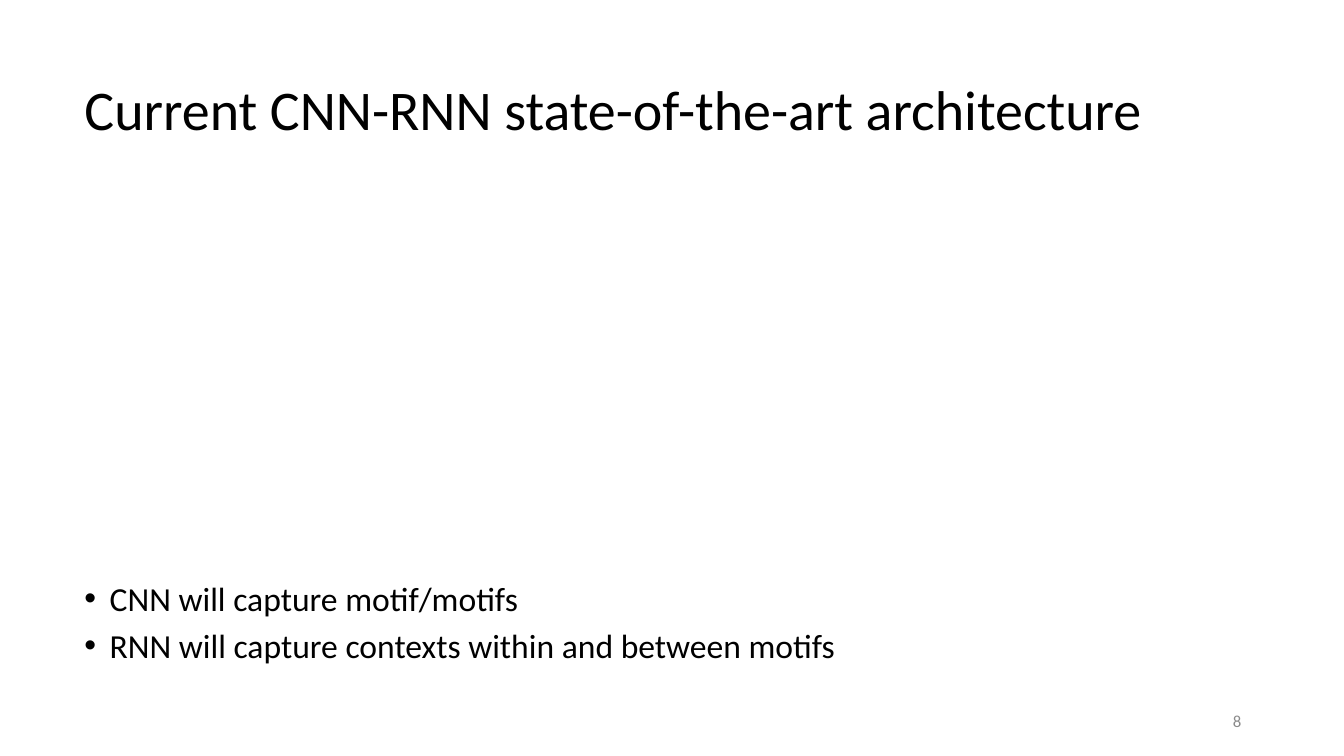
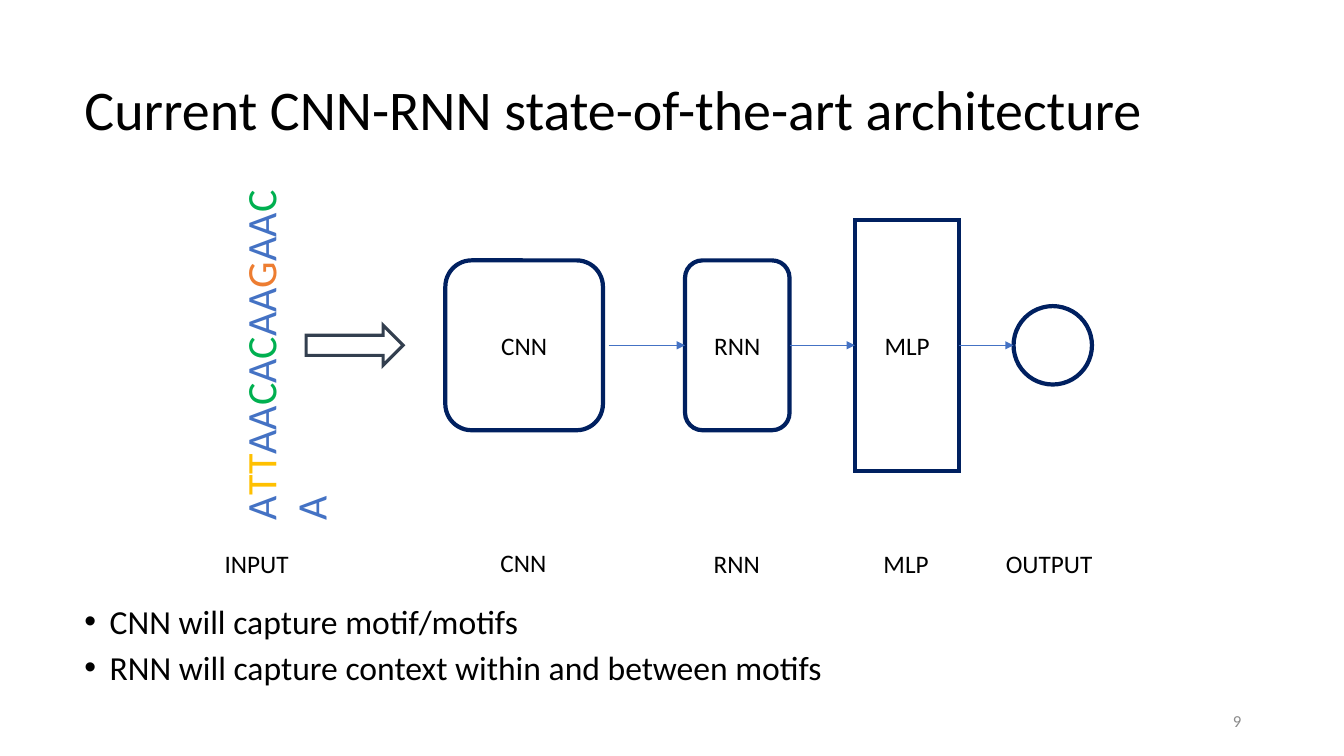
Before and after one commit to deeprob/JournalClub, a slide deck: slide 9 of Sep21/DeepGRN_092121.pptx (slide 8 before the commit). Drawn at 1344x756 pixels with LibreOffice and Linux fonts; fonts in the diff are those of the drawing. Boxes give left, top, right and bottom in pixels: in the first picture for what was removed or moved away, otherwise in the second. Text is boxed around its words. In the diff, an @@ line names an element or a change of style, - is before the commit and + after.

```diff
--- a/Sep21/DeepGRN_092121.pptx
+++ b/Sep21/DeepGRN_092121.pptx
@@ text added at bbox=[229, 160, 290, 530], 30 pt, text #4472C4 @@
+ATTAACACAAGAACA
@@ rectangle added at bbox=[855, 220, 960, 471], fill #FFFFFF, outline #002060 3 pt, 18 pt, text #000000 @@
+MLP
@@ rounded rectangle added at bbox=[446, 260, 603, 431], fill #FFFFFF, outline #002060 3 pt, 18 pt, text #000000 @@
+CNN
@@ rounded rectangle added at bbox=[686, 260, 790, 431], fill #FFFFFF, outline #002060 3 pt, 18 pt, text #000000 @@
+RNN
@@ right arrow added at bbox=[307, 326, 403, 366], outline #333F50 2.25 pt @@
@@ ellipse added at bbox=[1014, 307, 1093, 385], fill #FFFFFF, outline #002060 3 pt @@
@@ arrow added from (609, 346) to (686, 346), #4472C4 1 pt @@
@@ arrow added from (789, 346) to (855, 346), #4472C4 1 pt @@
@@ arrow added from (960, 346) to (1014, 346), #4472C4 0.5 pt @@
@@ text added at bbox=[225, 556, 289, 573], 18 pt, text #000000 @@
+INPUT
@@ text added at bbox=[500, 555, 546, 572], 18 pt, text #000000 @@
+CNN
@@ text added at bbox=[714, 556, 760, 573], 18 pt, text #000000 @@
+RNN
@@ text added at bbox=[883, 556, 928, 573], 18 pt, text #000000 @@
+MLP
@@ text added at bbox=[1006, 556, 1093, 574], 18 pt, text #000000 @@
+OUTPUT
@@ text "CNN will capture motif/motifs": place and size @@
-text "CNN will capture motif/motifs" at bbox=[110, 587, 835, 664]
+text "CNN will capture motif/motifs" at bbox=[110, 610, 821, 686]
@@ text at bbox=[110, 656, 821, 686]: text changed @@
-• RNN will capture contexts within and between motifs
+• RNN will capture context within and between motifs
@@ page number at bbox=[1233, 716, 1241, 727]: text changed @@
-8
+9
```
Also in this commit, not shown: 1 other slide changed, 1 slide added.
